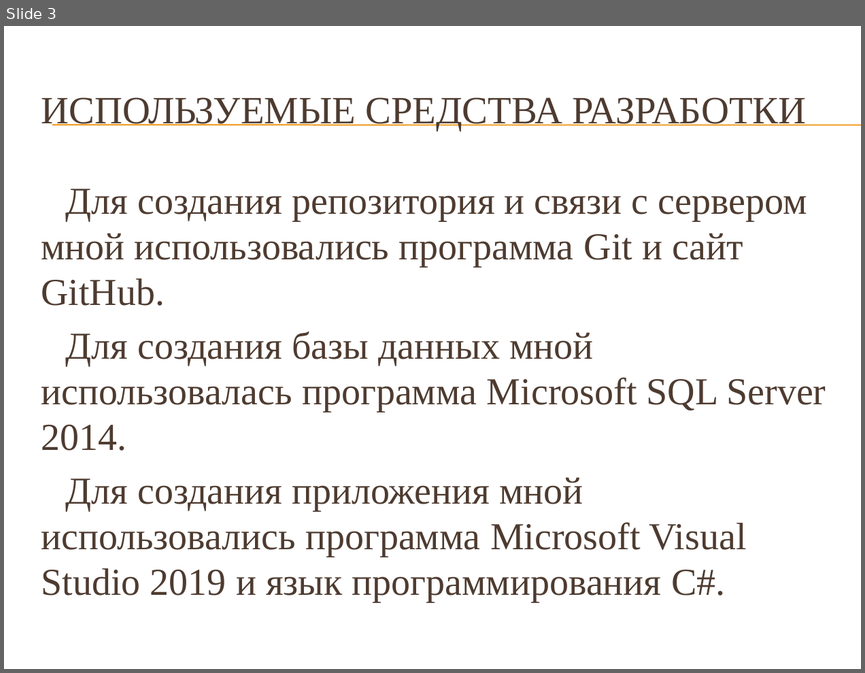
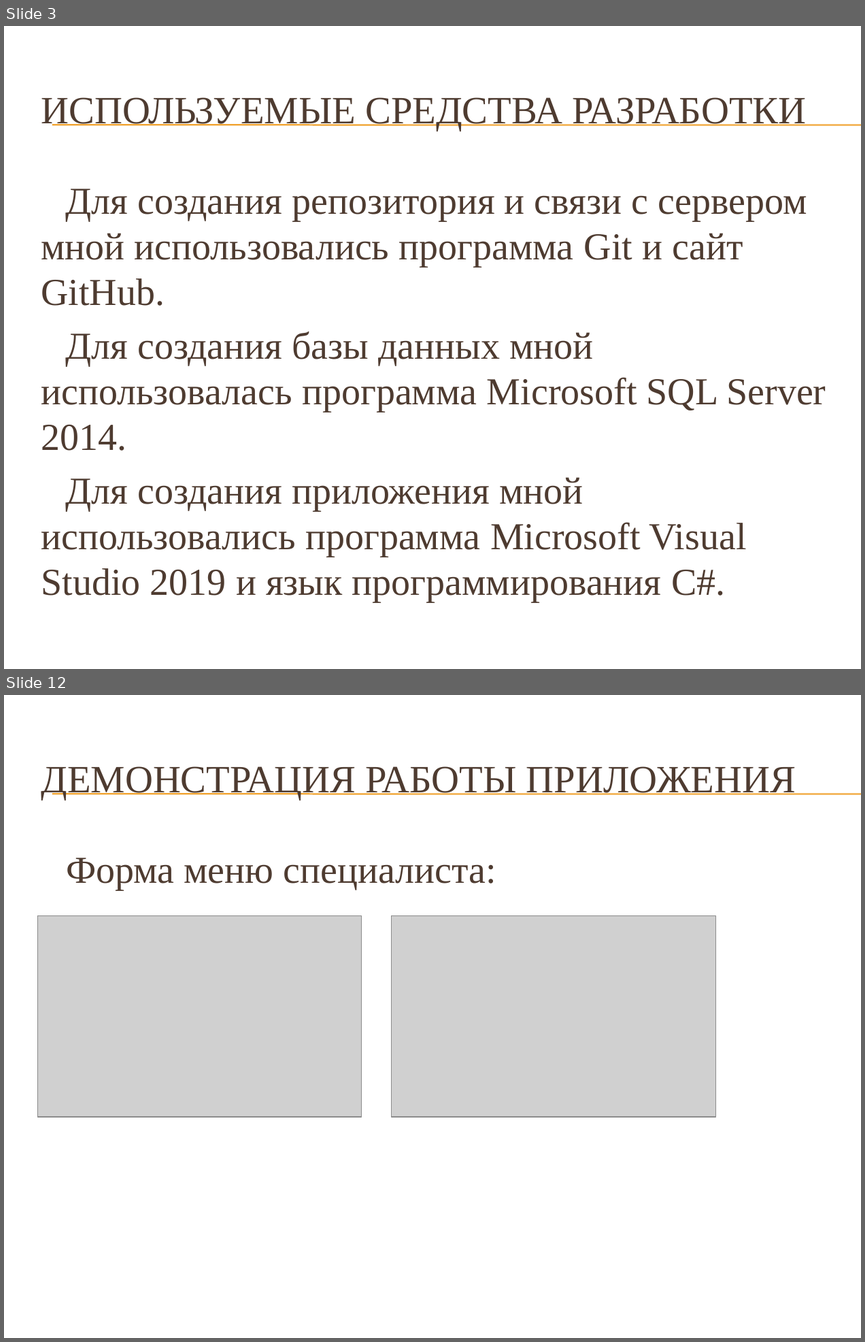
Before and after one commit to Krak12/Abilympics4, a slide deck: Abilympics4.pptx. Shown one above the other, each under a label of ours: slide 3 before the commit, slides 3 and 12 after it; the slides between them are not shown. The pictures are 865x673 and 865x1342 pixels, drawn with LibreOffice and Linux fonts; fonts in the diff are those of the drawing; grey boxes stand for pictures; background and template pictures are left out. Boxes give left, top, right and bottom in pixels: in the first picture for what was removed or moved away, otherwise in the second. Text is boxed around its words. In the diff, an @@ line names an element or a change of style, - is before the commit and + after.

```diff
--- a/Abilympics4.pptx
+++ b/Abilympics4.pptx
@@ slide 12 added at (x1=4, y1=695, x2=861, y2=1338), background picture (left out); not listed: 2 template elements that a slide beside it also shows @@
@@ title added at (x1=41, y1=766, x2=796, y2=800), 32.4 pt, text #4E3B30 @@
+ДЕМОНСТРАЦИЯ РАБОТЫ ПРИЛОЖЕНИЯ
@@ text added at (x1=66, y1=858, x2=496, y2=889), 32 pt, text #4E3B30 @@
+Форма меню специалиста:
@@ picture added at (x1=37, y1=916, x2=361, y2=1117) @@
@@ picture added at (x1=392, y1=916, x2=716, y2=1117) @@
```
Also in this commit, not shown: 2 slides changed, 12 other slides added, 13 slides removed.
